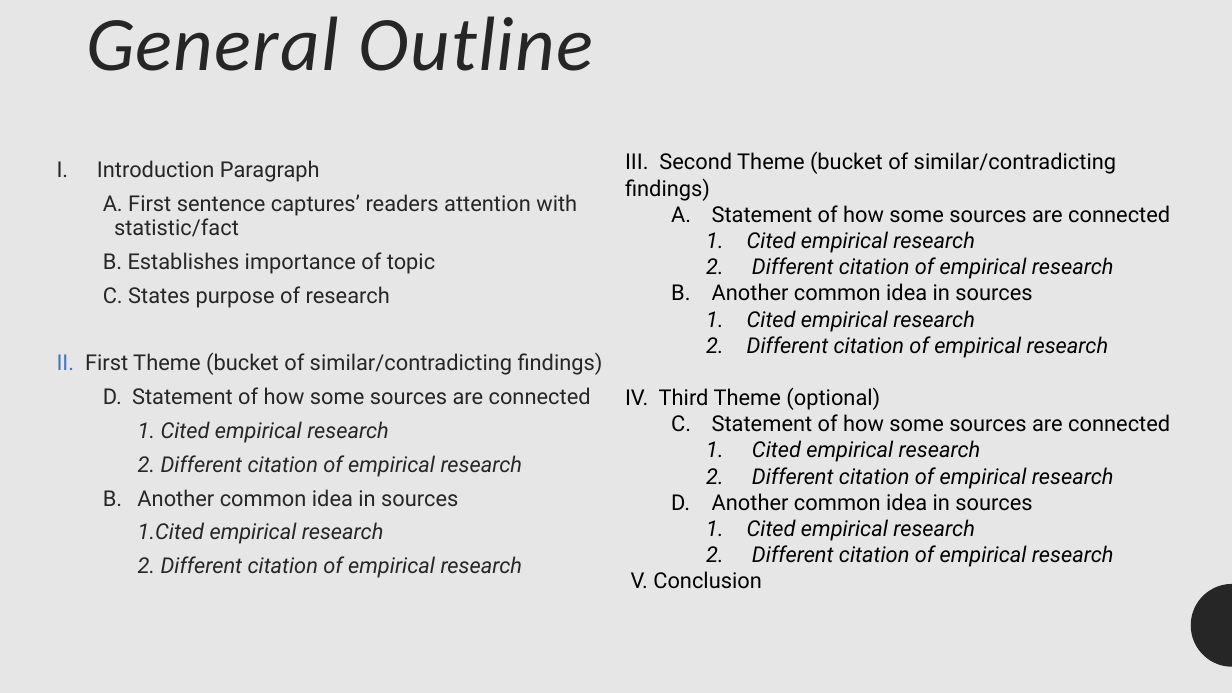
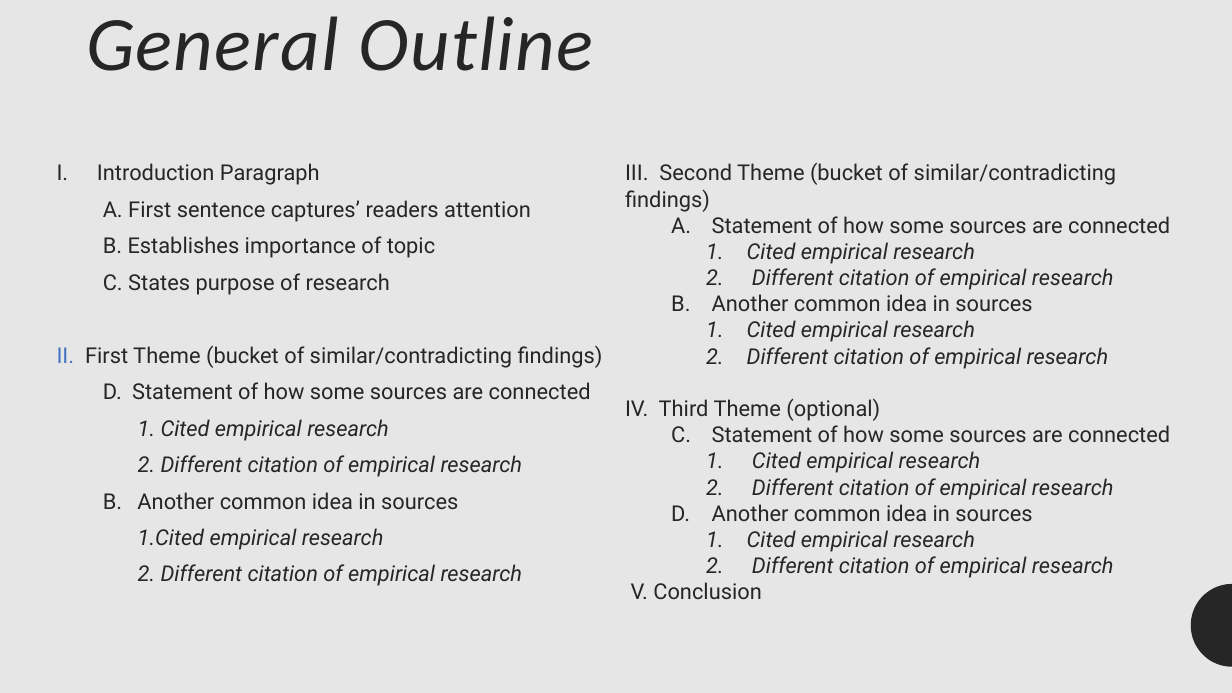
Before and after one commit to ekmaloney/soc490s, a slide deck: slide 13 of slides/april_5.pptx. Drawn at 1232x693 pixels with LibreOffice and Linux fonts; fonts in the diff are those of the drawing. Boxes give left, top, right and bottom in pixels: in the first picture for what was removed or moved away, otherwise in the second. Text is boxed around its words. In the diff, an @@ line names an element or a change of style, - is before the commit and + after.

```diff
--- a/slides/april_5.pptx
+++ b/slides/april_5.pptx
@@ text at [57,163,603,586]: line spacing 0.9 to 1 @@
@@ text "III. Second Theme (bucket of ...": place and size @@
-text "III. Second Theme (bucket of ..." at [625,151,1170,589]
+text "III. Second Theme (bucket of ..." at [625,162,1170,599]
@@ text "III. Second Theme (bucket of ..." at [625,162,1170,599]: text colour #000000 to #262626 @@
@@ text at [128,200,531,222]: text changed @@
-B. First sentence captures’ readers attention with statistic/fact
+B. First sentence captures’ readers attention
```
Also in this commit, not shown: 1 other slide changed, 11 other files.
